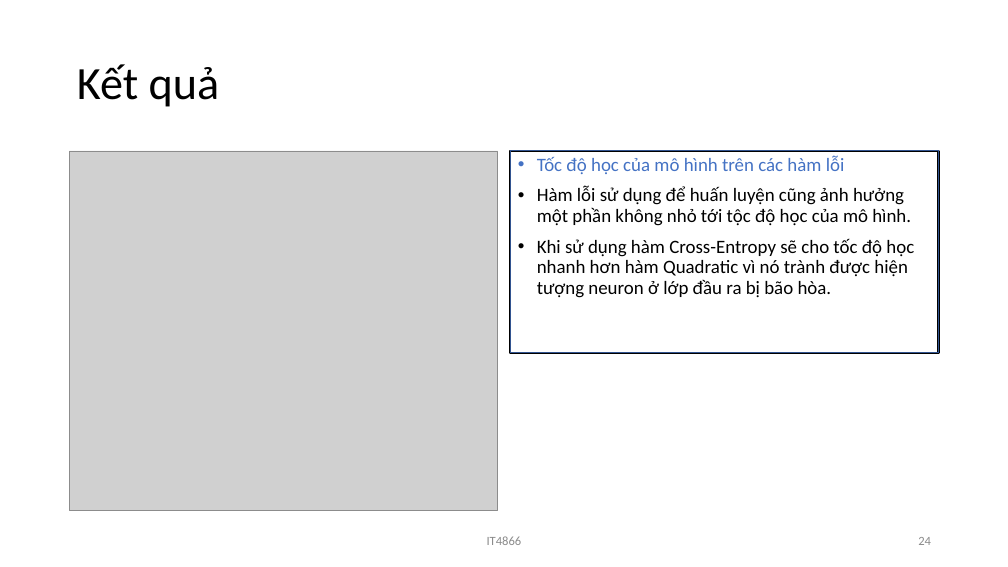
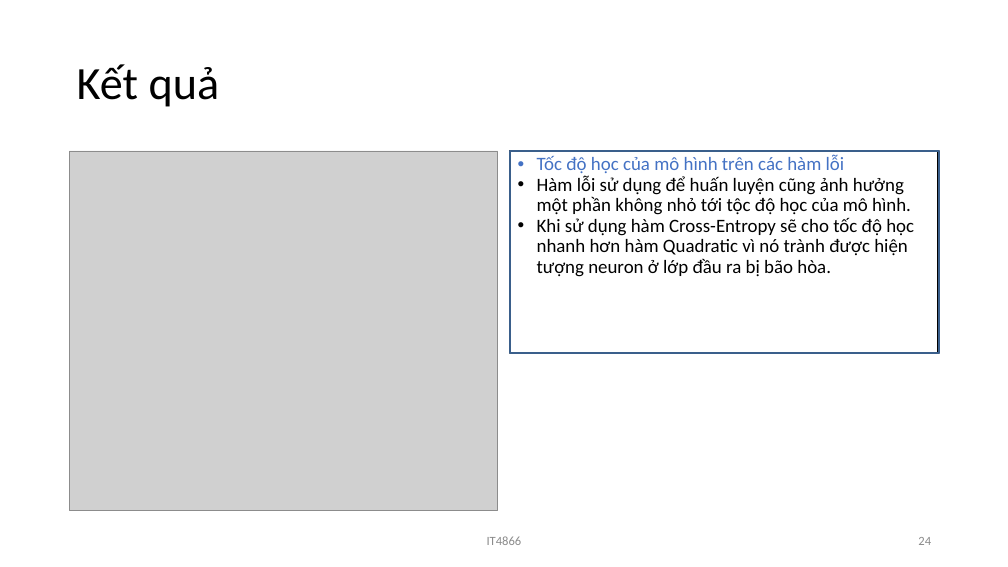
Before and after one commit to LuatVu/Hand-written-digits, a slide deck: slide 24 of Báo cáo/Slice báo cáo bài tập lớn.pptx. Drawn at 1008x567 pixels with LibreOffice and Linux fonts; fonts in the diff are those of the drawing; grey boxes stand for pictures; background and template pictures are left out. Boxes give left, top, right and bottom in pixels: in the first picture for what was removed or moved away, otherwise in the second. Text is boxed around its words. In the diff, an @@ line names an element or a change of style, - is before the commit and + after.

```diff
--- a/Báo cáo/Slice báo cáo bài tập lớn.pptx
+++ b/Báo cáo/Slice báo cáo bài tập lớn.pptx
@@ rectangle "Tốc độ học của mô ..." at box(510, 151, 939, 353): less space between paragraphs; text to rectangle; outline #000000 2.25 pt to #000000 2.24 pt @@
@@ rectangle at box(510, 151, 939, 353): outline #325491 1 pt to #3A5F8C 2 pt @@
```
Also in this commit, not shown: 30 other slides changed, 1 other file.
